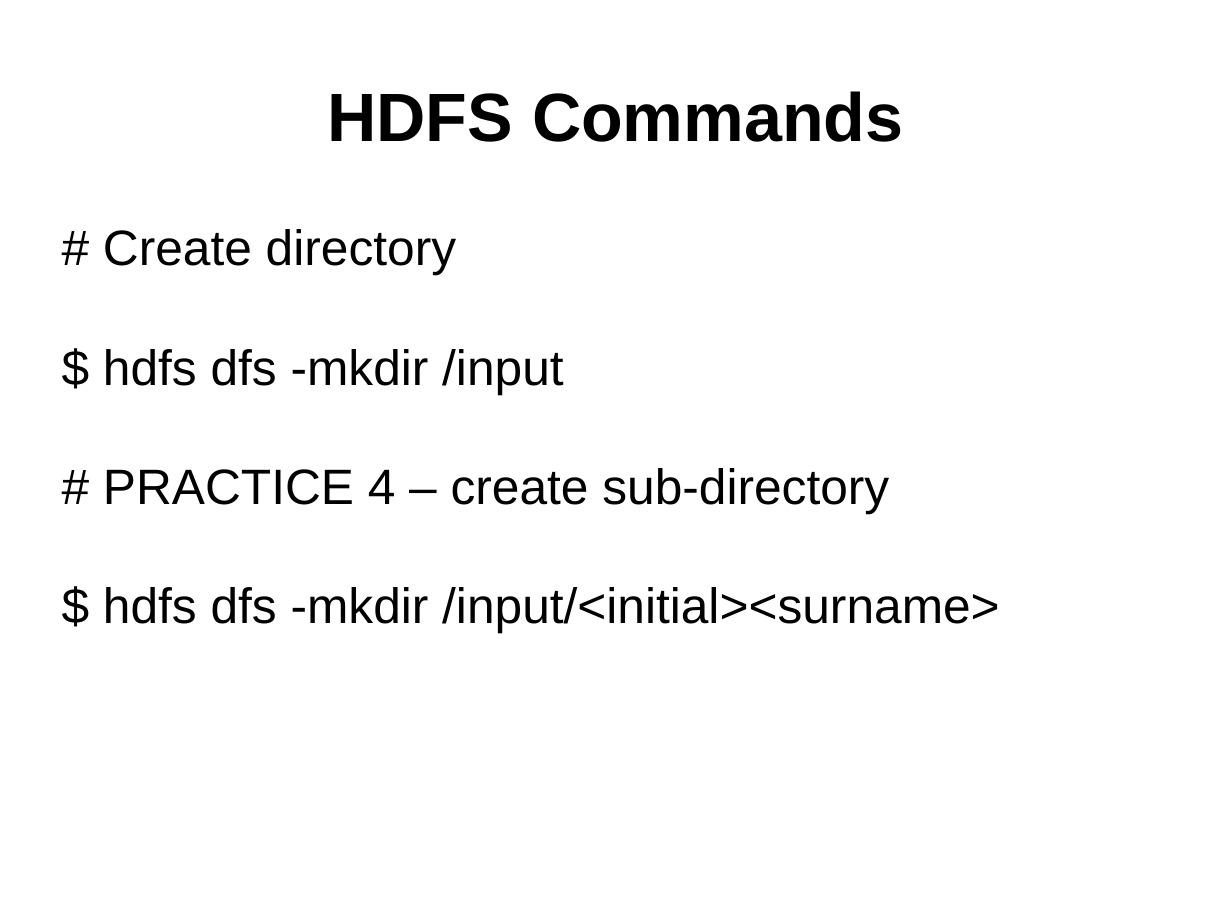
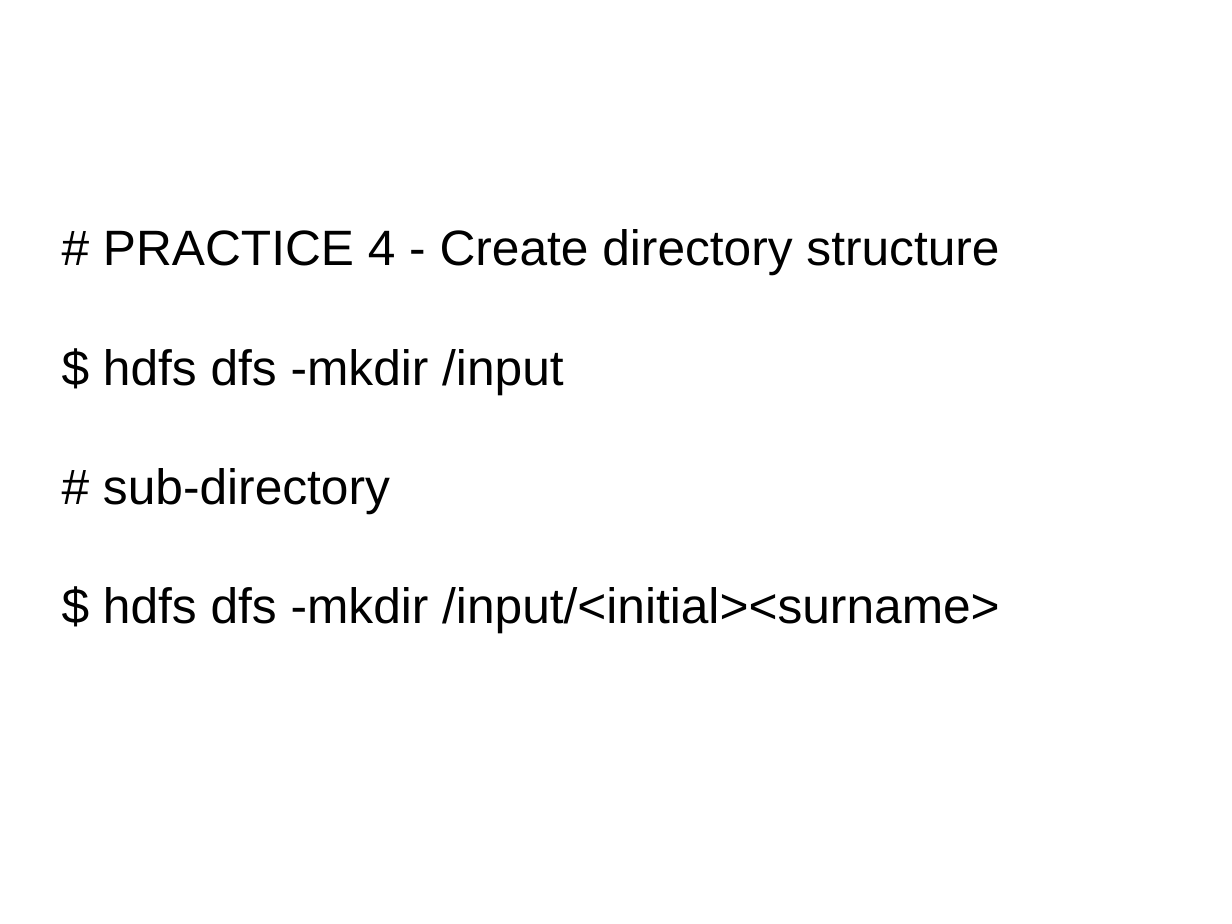
Before and after one commit to dsikar/GMSHadoopWorkshop, a slide deck: slide 8 of slides/02-HDFS.odp. Drawn at 1232x924 pixels with LibreOffice and Linux fonts; fonts in the diff are those of the drawing; background and template pictures are left out. Boxes give left, top, right and bottom in pixels: in the first picture for what was removed or moved away, otherwise in the second. Text is boxed around its words. In the diff, an @@ line names an element or a change of style, - is before the commit and + after.

```diff
--- a/slides/02-HDFS.odp
+++ b/slides/02-HDFS.odp
@@ title "HDFS Commands" at <box>61,35,1171,187</box>: size 44 to 47.6 pt, text colour #000000 to #FFFFFF, highlight #FFFFFF to none @@
@@ subtitle at <box>103,229,999,275</box>: text changed @@
-# Create directory
+# PRACTICE 4 - Create directory structure
@@ subtitle at <box>103,349,999,633</box>: highlight #FFFFFF to none in "$ hdfs dfs -mkdir /input", "$ hdfs dfs -mkdir /input/<initial><surname>" @@
@@ subtitle at <box>103,468,390,513</box>: text changed @@
-# PRACTICE 4 – create sub-directory
+# sub-directory
```
Also in this commit, not shown: 9 other slides changed, 5 slides added, 3 slides removed, 6 other files.
